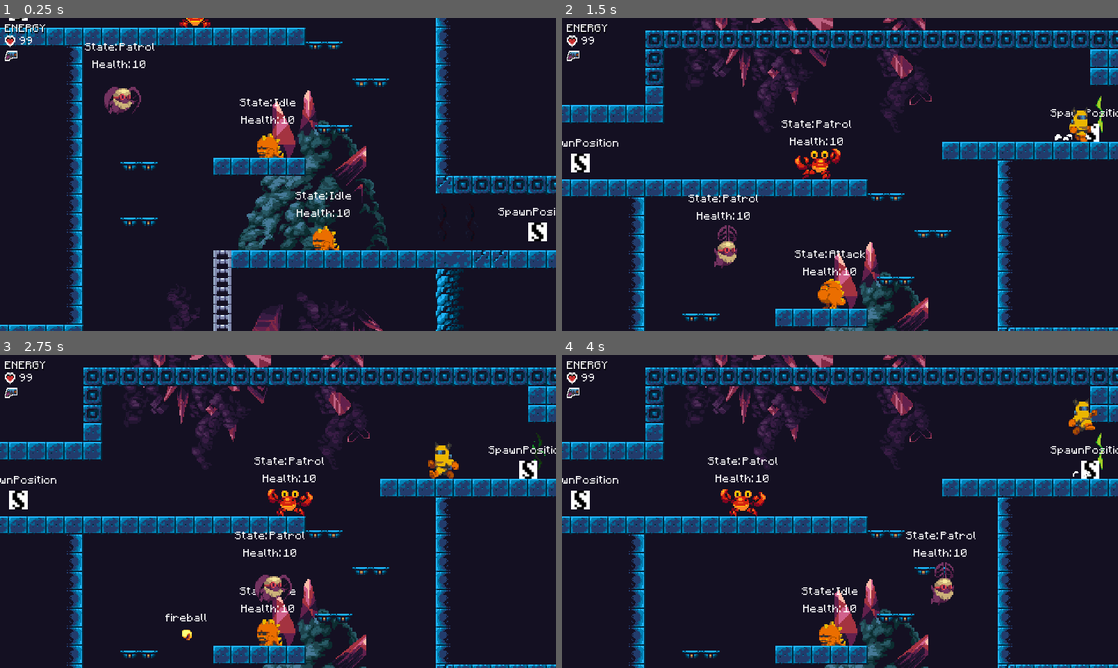
Above: before the commit, frames 1-4 (two rows, left to right).
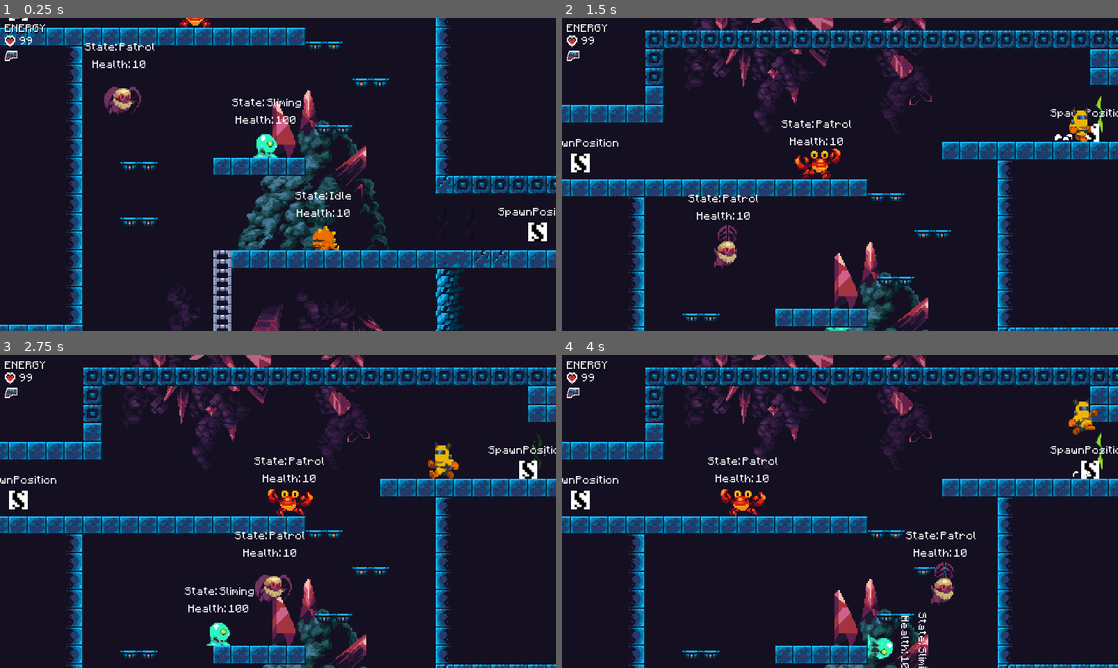
Above: after the commit, the same moments.

Repository: Levrault/philemon-adventure
Game: Godot game, scene res://src/World/Room/Room04.tscn
The game is run twice, just before and just after one commit, with the same random seed, the same clock (stepped at 60 frames per second) and the same inputs. This scene is started directly instead of the project's main scene.
Inputs (mouse positions are in pixels of both pictures, inside the frame that each line leads up to):
- Up to frame 1 (0.25 s): no input
- Up to frame 2 (1.5 s): tap Enter (ui_accept) at 0.5 s; move the mouse to (962, 158) at 0.52 s; hold D (ui_right) from 0.53 s (still down); click (962, 158) at 0.67 s; tap Space (jump_0) at 0.77 s; move the mouse to (728, 190) at 1.27 s
- Up to frame 3 (2.75 s): tap Space (jump_0) at 1.52 s; move the mouse to (333, 442) at 2.02 s; release D (ui_right) at 2.03 s; hold A (ui_left) from 2.03 s (still down)
- Up to frame 4 (4 s): move the mouse to (812, 574) at 2.77 s; release A (ui_left) at 2.78 s; hold D (ui_right) from 2.78 s (still down); click (812, 574) at 2.92 s; tap Space (jump_0) at 3.02, 3.77 s; move the mouse to (1006, 558) at 3.52 s

The runs differ from the first frame. In frame 1, 0.6% of the frame differs, in the area x 41-55%, y 25-45%; in frame 2, 0.6%; in frame 3, 1.0%, in the area x 29-54%, y 74-93%; in frame 4, 0.9%.

Commit message:
fix: improve ennemy varienty

Diff:
--- a/src/World/Room/Room03.tscn
+++ b/src/World/Room/Room03.tscn
@@ -9,6 +9,7 @@
 [ext_resource path="res://src/Portal/Portal.tscn" type="PackedScene" id=7]
 [ext_resource path="res://src/Upgrade/BeamUpgrade.tscn" type="PackedScene" id=8]
 [ext_resource path="res://src/Enemies/Crab/Crab.tscn" type="PackedScene" id=9]
+[ext_resource path="res://src/Enemies/Skeleton/Skeleton.tscn" type="PackedScene" id=10]
 [ext_resource path="res://src/Commons/Combat/DamageSource.tscn" type="PackedScene" id=11]
 [ext_resource path="res://assets/props/vent-pipes.png" type="Texture" id=12]
 [ext_resource path="res://assets/props/console.png" type="Texture" id=13]
@@ -101,9 +102,13 @@
 
 [node name="Crab" parent="Enemies" index="0" instance=ExtResource( 9 )]
 position = Vector2( 136, 16 )
+is_patrolling = Object(Position2D,"_import_path":NodePath(""),"pause_mode":0,"physics_interpolation_mode":0,"unique_name_in_owner":false,"process_priority":0,"visible":true,"modulate":Color( 1, 1, 1, 1 ),"self_modulate":Color( 1, 1, 1, 1 ),"show_behind_parent":false,"light_mask":1,"material":null,"use_parent_material":false,"position":Vector2( 0, -16 ),"rotation":0.0,"scale":Vector2( 1, 1 ),"z_index":0,"z_as_relative":true,"script":null)
 
-[node name="Crab2" parent="Enemies" index="1" instance=ExtResource( 9 )]
-position = Vector2( 356, 16 )
+
+[node name="Skeleton" parent="Enemies" index="1" instance=ExtResource( 10 )]
+position = Vector2( 290, 16 )
+is_patrolling = Object(Position2D,"_import_path":NodePath(""),"pause_mode":0,"physics_interpolation_mode":0,"unique_name_in_owner":false,"process_priority":0,"visible":true,"modulate":Color( 1, 1, 1, 1 ),"self_modulate":Color( 1, 1, 1, 1 ),"show_behind_parent":false,"light_mask":1,"material":null,"use_parent_material":false,"position":Vector2( 0, -13 ),"rotation":0.0,"scale":Vector2( 1, 1 ),"z_index":0,"z_as_relative":true,"script":null)
+
 
 [node name="BeamUpgrade" parent="Upgrades" index="0" instance=ExtResource( 8 )]
 position = Vector2( -123, 128 )
--- a/src/World/Room/Room04.tscn
+++ b/src/World/Room/Room04.tscn
@@ -14,6 +14,7 @@
 [ext_resource path="res://src/Props/ForceField.tscn" type="PackedScene" id=12]
 [ext_resource path="res://assets/props/plant-big.png" type="Texture" id=13]
 [ext_resource path="res://assets/props/plant.png" type="Texture" id=14]
+[ext_resource path="res://src/Enemies/Slime/Slime.tscn" type="PackedScene" id=15]
 
 [node name="Room04" instance=ExtResource( 1 )]
 
@@ -140,19 +141,24 @@
 
 [node name="Bat" parent="Enemies/Waypoints" index="0" instance=ExtResource( 8 )]
 
-[node name="Lizard" parent="Enemies" index="1" instance=ExtResource( 10 )]
-position = Vector2( 0, -480 )
-look_direction = -1
-
-[node name="Lizard2" parent="Enemies" index="2" instance=ExtResource( 10 )]
+[node name="Lizard2" parent="Enemies" index="1" instance=ExtResource( 10 )]
 position = Vector2( 48, -400 )
 look_direction = -1
 
-[node name="Crab" parent="Enemies" index="3" instance=ExtResource( 7 )]
+[node name="Crab" parent="Enemies" index="2" instance=ExtResource( 7 )]
 position = Vector2( -64, -592 )
-
-[node name="Crab2" parent="Enemies" index="4" instance=ExtResource( 7 )]
-position = Vector2( 16, -128 )
+is_patrolling = Object(Position2D,"_import_path":NodePath(""),"pause_mode":0,"physics_interpolation_mode":0,"unique_name_in_owner":false,"process_priority":0,"visible":true,"modulate":Color( 1, 1, 1, 1 ),"self_modulate":Color( 1, 1, 1, 1 ),"show_behind_parent":false,"light_mask":1,"material":null,"use_parent_material":false,"position":Vector2( 0, -16 ),"rotation":0.0,"scale":Vector2( 1, 1 ),"z_index":0,"z_as_relative":true,"script":null)
+
+
+[node name="Slime" parent="Enemies" index="3" instance=ExtResource( 15 )]
+position = Vector2( -16, -480 )
+is_patrolling = Object(Position2D,"_import_path":NodePath(""),"pause_mode":0,"physics_interpolation_mode":0,"unique_name_in_owner":false,"process_priority":0,"visible":true,"modulate":Color( 1, 1, 1, 1 ),"self_modulate":Color( 1, 1, 1, 1 ),"show_behind_parent":false,"light_mask":1,"material":null,"use_parent_material":false,"position":Vector2( 0, -11 ),"rotation":0.0,"scale":Vector2( 1, 1 ),"z_index":0,"z_as_relative":true,"script":null)
+
+
+[node name="Slime2" parent="Enemies" index="4" instance=ExtResource( 15 )]
+position = Vector2( 40, -128 )
+is_patrolling = Object(Position2D,"_import_path":NodePath(""),"pause_mode":0,"physics_interpolation_mode":0,"unique_name_in_owner":false,"process_priority":0,"visible":true,"modulate":Color( 1, 1, 1, 1 ),"self_modulate":Color( 1, 1, 1, 1 ),"show_behind_parent":false,"light_mask":1,"material":null,"use_parent_material":false,"position":Vector2( 0, -11 ),"rotation":0.0,"scale":Vector2( 1, 1 ),"z_index":0,"z_as_relative":true,"script":null)
+
 
 [node name="Portal" parent="Portals" index="0" instance=ExtResource( 11 )]
 position = Vector2( -248, 40 )
--- a/src/World/Room/Room15.tscn
+++ b/src/World/Room/Room15.tscn
@@ -13,6 +13,7 @@
 [ext_resource path="res://src/Enemies/Skeleton/Skeleton.tscn" type="PackedScene" id=11]
 [ext_resource path="res://assets/props/vent-pipes.png" type="Texture" id=12]
 [ext_resource path="res://assets/props/pipes.png" type="Texture" id=13]
+[ext_resource path="res://src/Enemies/Shield.tscn" type="PackedScene" id=14]
 
 [sub_resource type="RectangleShape2D" id=1]
 extents = Vector2( 152, 12.5 )
@@ -94,18 +95,28 @@
 
 [node name="Slime" parent="Enemies" index="1" instance=ExtResource( 6 )]
 position = Vector2( 120, -48 )
+is_patrolling = Object(Position2D,"_import_path":NodePath(""),"pause_mode":0,"physics_interpolation_mode":0,"unique_name_in_owner":false,"process_priority":0,"visible":true,"modulate":Color( 1, 1, 1, 1 ),"self_modulate":Color( 1, 1, 1, 1 ),"show_behind_parent":false,"light_mask":1,"material":null,"use_parent_material":false,"position":Vector2( 0, -11 ),"rotation":0.0,"scale":Vector2( 1, 1 ),"z_index":0,"z_as_relative":true,"script":null)
+
 
 [node name="Crab" parent="Enemies" index="2" instance=ExtResource( 7 )]
 position = Vector2( -80, 144 )
+is_patrolling = Object(Position2D,"_import_path":NodePath(""),"pause_mode":0,"physics_interpolation_mode":0,"unique_name_in_owner":false,"process_priority":0,"visible":true,"modulate":Color( 1, 1, 1, 1 ),"self_modulate":Color( 1, 1, 1, 1 ),"show_behind_parent":false,"light_mask":1,"material":null,"use_parent_material":false,"position":Vector2( 0, -16 ),"rotation":0.0,"scale":Vector2( 1, 1 ),"z_index":0,"z_as_relative":true,"script":null)
+
 
 [node name="Skeleton" parent="Enemies" index="3" instance=ExtResource( 11 )]
 position = Vector2( 384, 144 )
 look_direction = -1
+is_patrolling = Object(Position2D,"_import_path":NodePath(""),"pause_mode":0,"physics_interpolation_mode":0,"unique_name_in_owner":false,"process_priority":0,"visible":true,"modulate":Color( 1, 1, 1, 1 ),"self_modulate":Color( 1, 1, 1, 1 ),"show_behind_parent":false,"light_mask":1,"material":null,"use_parent_material":false,"position":Vector2( 0, -13 ),"rotation":0.0,"scale":Vector2( 1, 1 ),"z_index":0,"z_as_relative":true,"script":null)
+
+
+[node name="Shield" parent="Enemies/Skeleton" index="8" instance=ExtResource( 14 )]
+position = Vector2( 0, -16 )
 
 [node name="Skeleton2" parent="Enemies" index="4" instance=ExtResource( 11 )]
 position = Vector2( 504, 0 )
 look_direction = -1
-is_patrolling = false
+is_patrolling = Object(Position2D,"_import_path":NodePath(""),"pause_mode":0,"physics_interpolation_mode":0,"unique_name_in_owner":false,"process_priority":0,"visible":true,"modulate":Color( 1, 1, 1, 1 ),"self_modulate":Color( 1, 1, 1, 1 ),"show_behind_parent":false,"light_mask":1,"material":null,"use_parent_material":false,"position":Vector2( 0, -13 ),"rotation":0.0,"scale":Vector2( 1, 1 ),"z_index":0,"z_as_relative":true,"script":null)
+
 
 [node name="CardUpgrade" parent="Upgrades" index="0" instance=ExtResource( 2 )]
 position = Vector2( 520, -16 )
--- a/src/World/Room/Room16.tscn
+++ b/src/World/Room/Room16.tscn
@@ -7,6 +7,7 @@
 [ext_resource path="res://src/Enemies/Skeleton/Skeleton.tscn" type="PackedScene" id=5]
 [ext_resource path="res://src/Enemies/Crab/Crab.tscn" type="PackedScene" id=6]
 [ext_resource path="res://assets/props/plant.png" type="Texture" id=7]
+[ext_resource path="res://src/Enemies/Shield.tscn" type="PackedScene" id=8]
 
 [node name="Room16" instance=ExtResource( 1 )]
 
@@ -30,6 +31,11 @@
 
 [node name="Crab" parent="Enemies" index="0" instance=ExtResource( 6 )]
 position = Vector2( 64, 144 )
+is_patrolling = Object(Position2D,"_import_path":NodePath(""),"pause_mode":0,"physics_interpolation_mode":0,"unique_name_in_owner":false,"process_priority":0,"visible":true,"modulate":Color( 1, 1, 1, 1 ),"self_modulate":Color( 1, 1, 1, 1 ),"show_behind_parent":false,"light_mask":1,"material":null,"use_parent_material":false,"position":Vector2( 0, -16 ),"rotation":0.0,"scale":Vector2( 1, 1 ),"z_index":0,"z_as_relative":true,"script":null)
+
+
+[node name="Shield" parent="Enemies/Crab" index="8" instance=ExtResource( 8 )]
+position = Vector2( 0, -8 )
 
 [node name="Lizard" parent="Enemies" index="1" instance=ExtResource( 4 )]
 position = Vector2( 208, 128 )
@@ -42,6 +48,8 @@
 [node name="Skeleton" parent="Enemies" index="3" instance=ExtResource( 5 )]
 position = Vector2( 512, 96 )
 look_direction = -1
+is_patrolling = Object(Position2D,"_import_path":NodePath(""),"pause_mode":0,"physics_interpolation_mode":0,"unique_name_in_owner":false,"process_priority":0,"visible":true,"modulate":Color( 1, 1, 1, 1 ),"self_modulate":Color( 1, 1, 1, 1 ),"show_behind_parent":false,"light_mask":1,"material":null,"use_parent_material":false,"position":Vector2( 0, -13 ),"rotation":0.0,"scale":Vector2( 1, 1 ),"z_index":0,"z_as_relative":true,"script":null)
+
 
 [node name="Portal" parent="Portals" index="0" instance=ExtResource( 2 )]
 position = Vector2( -216, 72 )
Not shown: 1 places in src/World/Room/Room03.tscn that only renumber resources
Not shown: 1 places in src/World/Room/Room04.tscn that only renumber resources
Not shown: 1 places in src/World/Room/Room15.tscn that only renumber resources
Not shown: 1 places in src/World/Room/Room16.tscn that only renumber resources
